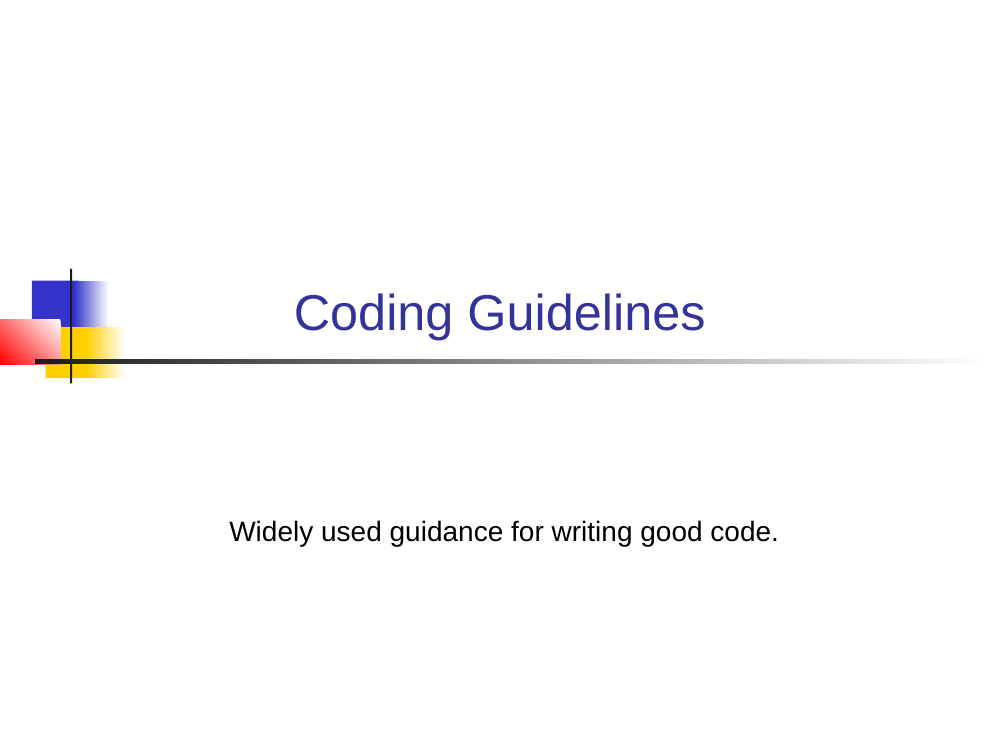
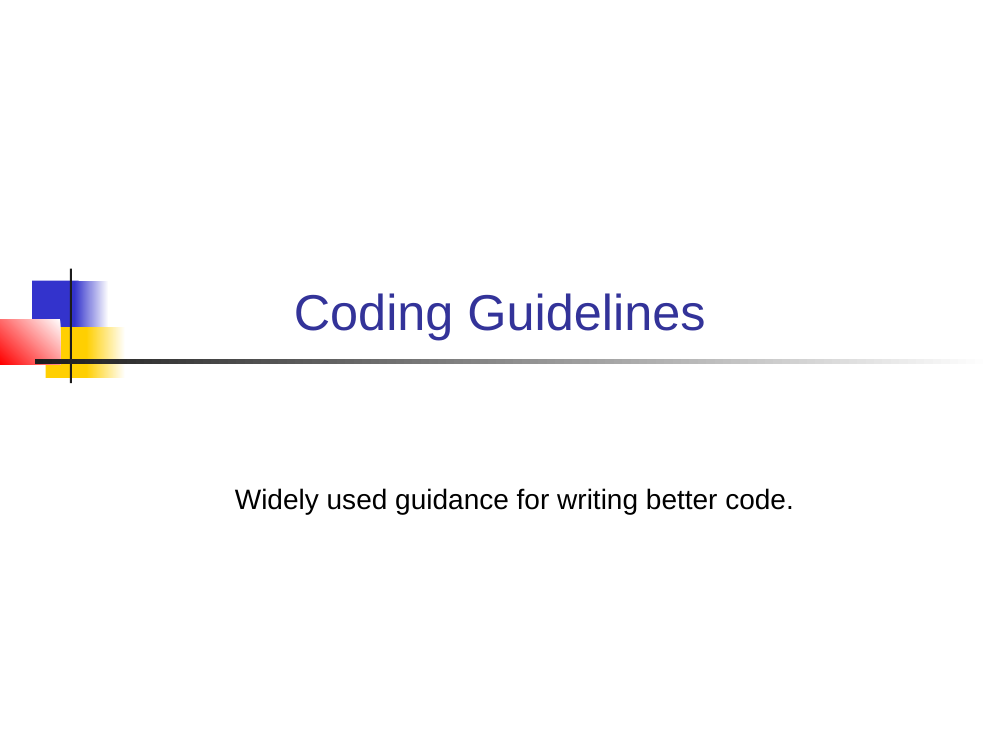
Before and after one commit to skeoop/skeoop.github.io, a slide deck: slide 1 of week5/Coding-Guidelines.ppt. Drawn at 1008x756 pixels with LibreOffice and Linux fonts; fonts in the diff are those of the drawing. Boxes give left, top, right and bottom in pixels: in the first picture for what was removed or moved away, otherwise in the second. Text is boxed around its words. In the diff, an @@ line names an element or a change of style, - is before the commit and + after.

```diff
--- a/week5/Coding-Guidelines.ppt
+++ b/week5/Coding-Guidelines.ppt
@@ subtitle at bbox=[235, 488, 794, 514]: text changed @@
-Widely used guidance for writing good code.
+Widely used guidance for writing better code.
```
Also in this commit, not shown: 5 other slides changed, 1 slide added, 1 slide removed, 1 other file.
